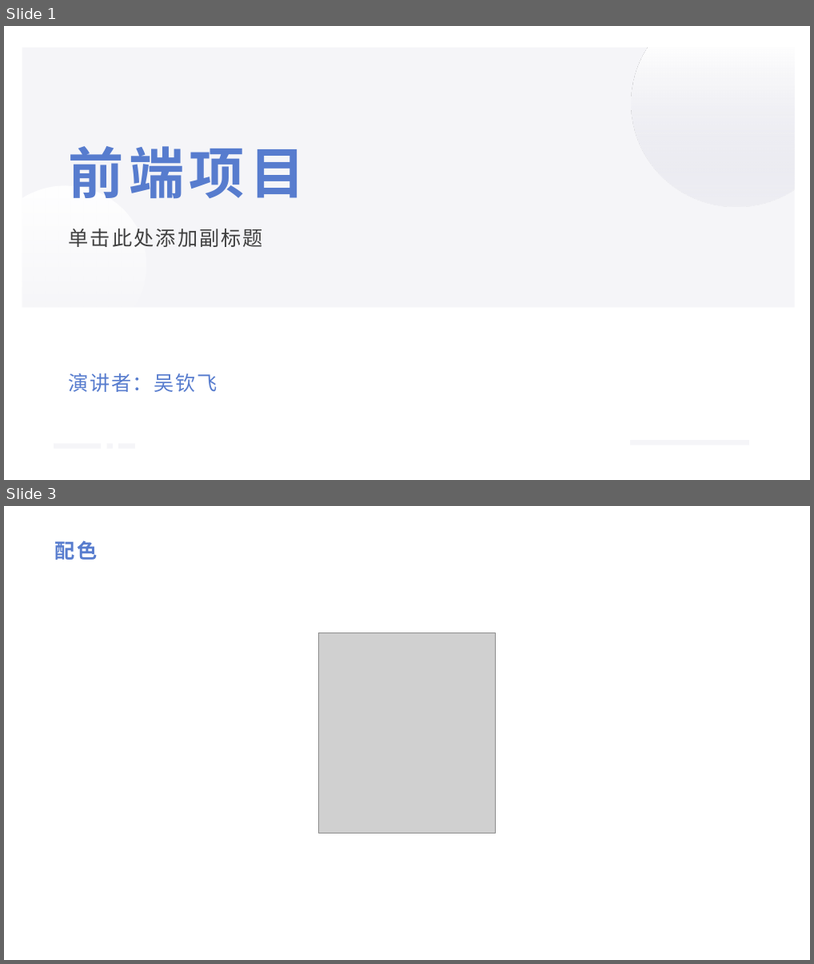
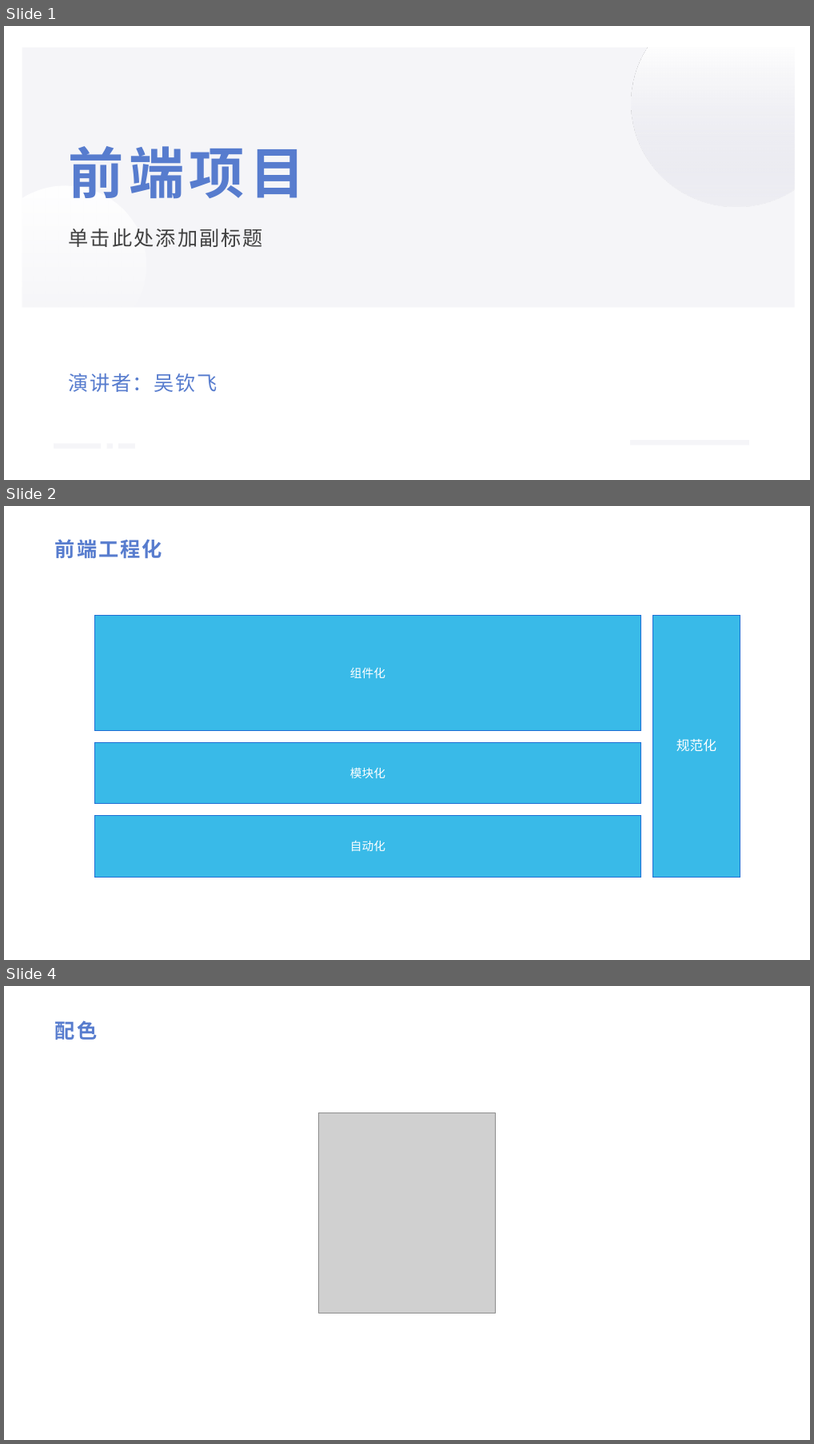
Before and after one commit to forwardNow/blog, a slide deck: docs/.vuepress/public/前端.pptx. Shown one above the other, each under a label of ours: slides 1 and 3 before the commit, slides 1, 2 and 4 after it; the slides between them are not shown. The pictures are 814x964 and 814x1444 pixels, drawn with LibreOffice and Linux fonts; fonts in the diff are those of the drawing; grey boxes stand for pictures. Boxes give left, top, right and bottom in pixels: in the first picture for what was removed or moved away, otherwise in the second. Text is boxed around its words. In the diff, an @@ line names an element or a change of style, - is before the commit and + after.

Commit message:
【docs\.vuepress\public\前端.pptx】添加 “工程化”

```diff
--- a/docs/.vuepress/public/前端.pptx
+++ b/docs/.vuepress/public/前端.pptx
@@ slide 2 added at bbox=[4, 506, 810, 960], background #FFFFFF @@
@@ title added at bbox=[55, 539, 162, 559], 24 pt, text #577CCE, bold @@
+前端工程化
@@ rectangle added at bbox=[95, 616, 642, 731], fill #39BAE8, outline #1F6ED4 1 pt, 14 pt, text #FFFFFF @@
+组件化
@@ rectangle added at bbox=[654, 616, 740, 877], fill #39BAE8, outline #1F6ED4 1 pt, 16 pt, text #FFFFFF @@
+规范化
@@ rectangle added at bbox=[95, 742, 642, 804], fill #39BAE8, outline #1F6ED4 1 pt, 14 pt, text #FFFFFF @@
+模块化
@@ rectangle added at bbox=[95, 815, 642, 877], fill #39BAE8, outline #1F6ED4 1 pt, 14 pt, text #FFFFFF @@
+自动化
@@ what was slide 3 is now slide 4 @@
```
Also in this commit, not shown: 1 slide changed.
